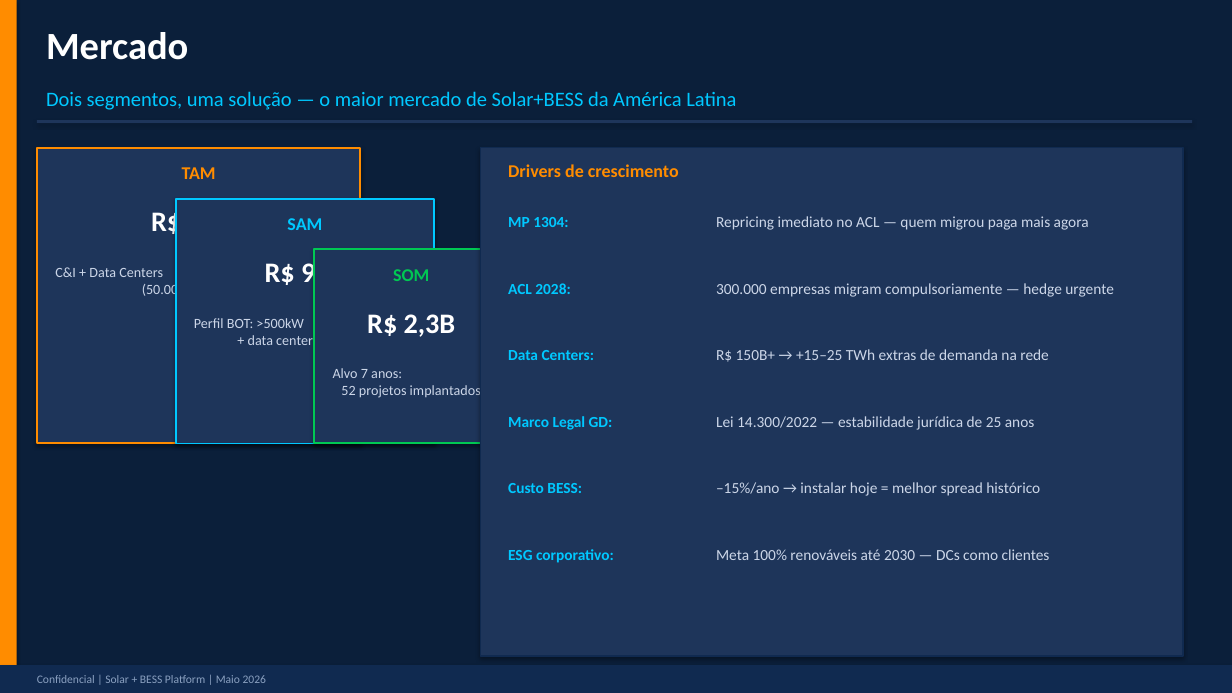
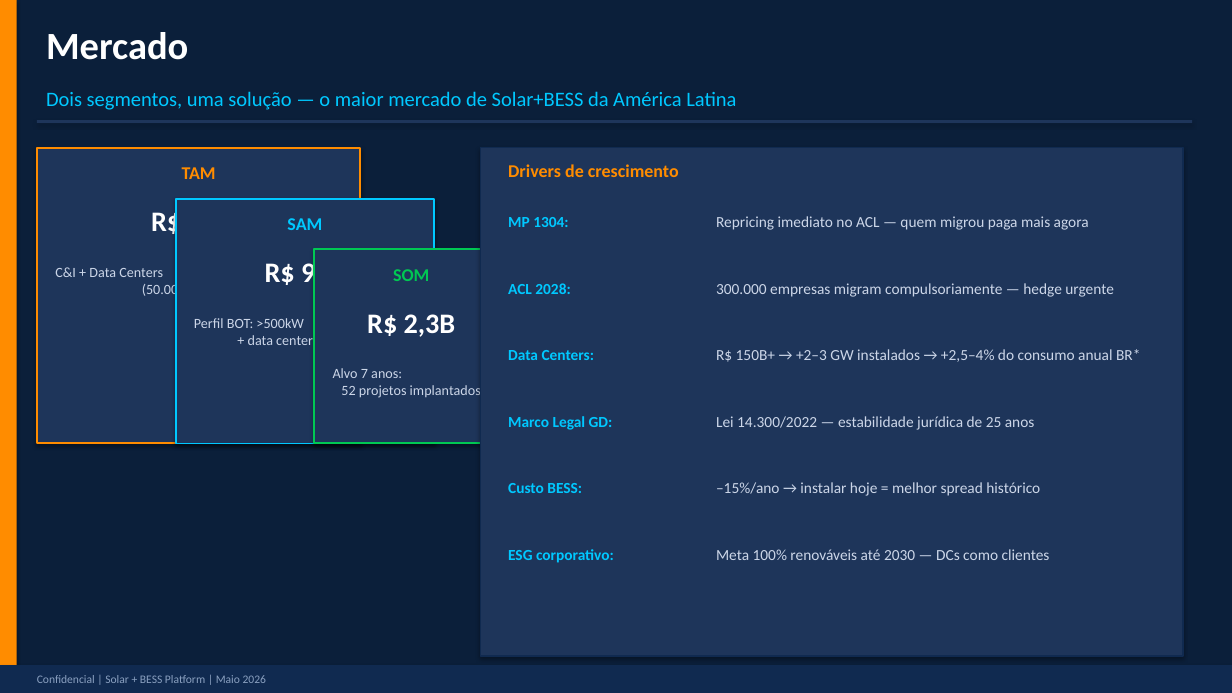
Before and after one commit to julianoper-creator/BessSimulator, a slide deck: slide 7 of docs/Solar_BESS_Platform_PitchDeck.pptx. Drawn at 1232x693 pixels with LibreOffice and Linux fonts; fonts in the diff are those of the drawing. Boxes give left, top, right and bottom in pixels: in the first picture for what was removed or moved away, otherwise in the second. Text is boxed around its words. In the diff, an @@ line names an element or a change of style, - is before the commit and + after.

```diff
--- a/docs/Solar_BESS_Platform_PitchDeck.pptx
+++ b/docs/Solar_BESS_Platform_PitchDeck.pptx
@@ text at [716,349,1140,362]: text changed @@
-R$ 150B+ → +15–25 TWh extras de demanda na rede
+R$ 150B+ → +2–3 GW instalados → +2,5–4% do consumo anual BR*
```
Also in this commit, not shown: 3 other slides changed.
